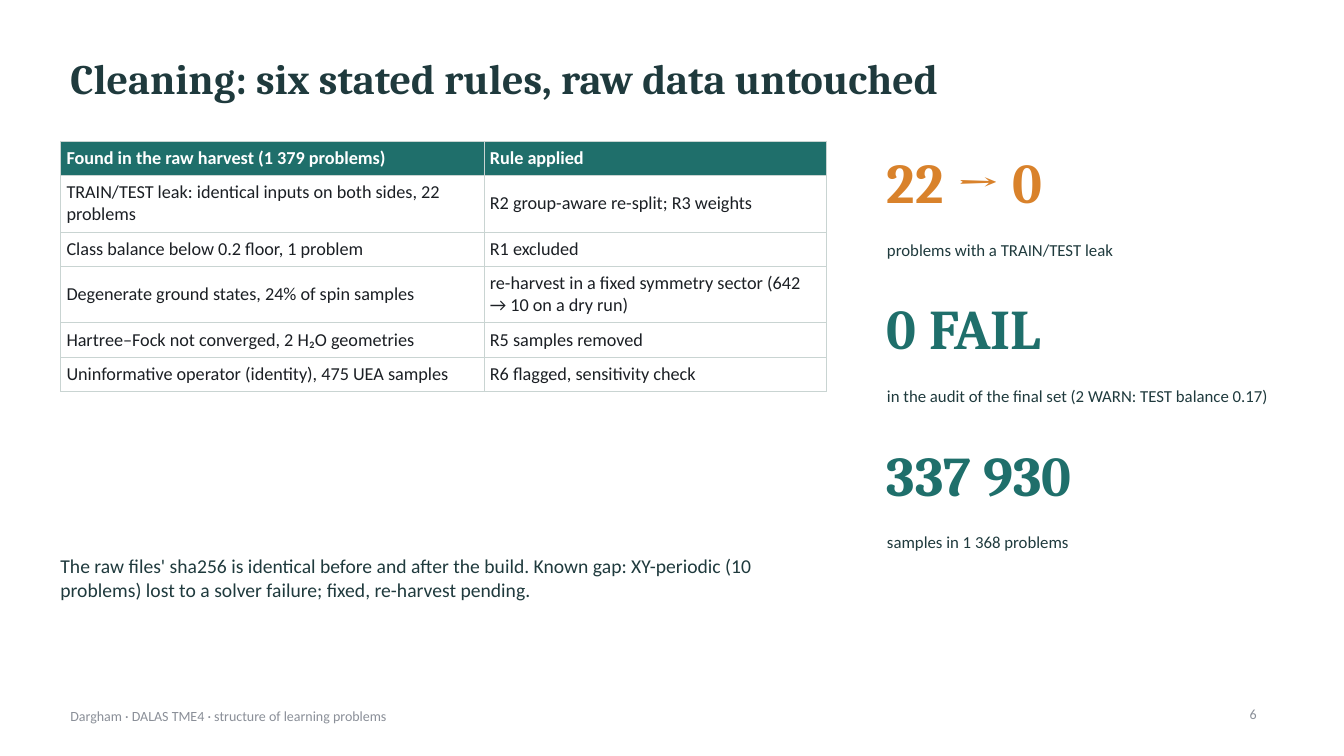
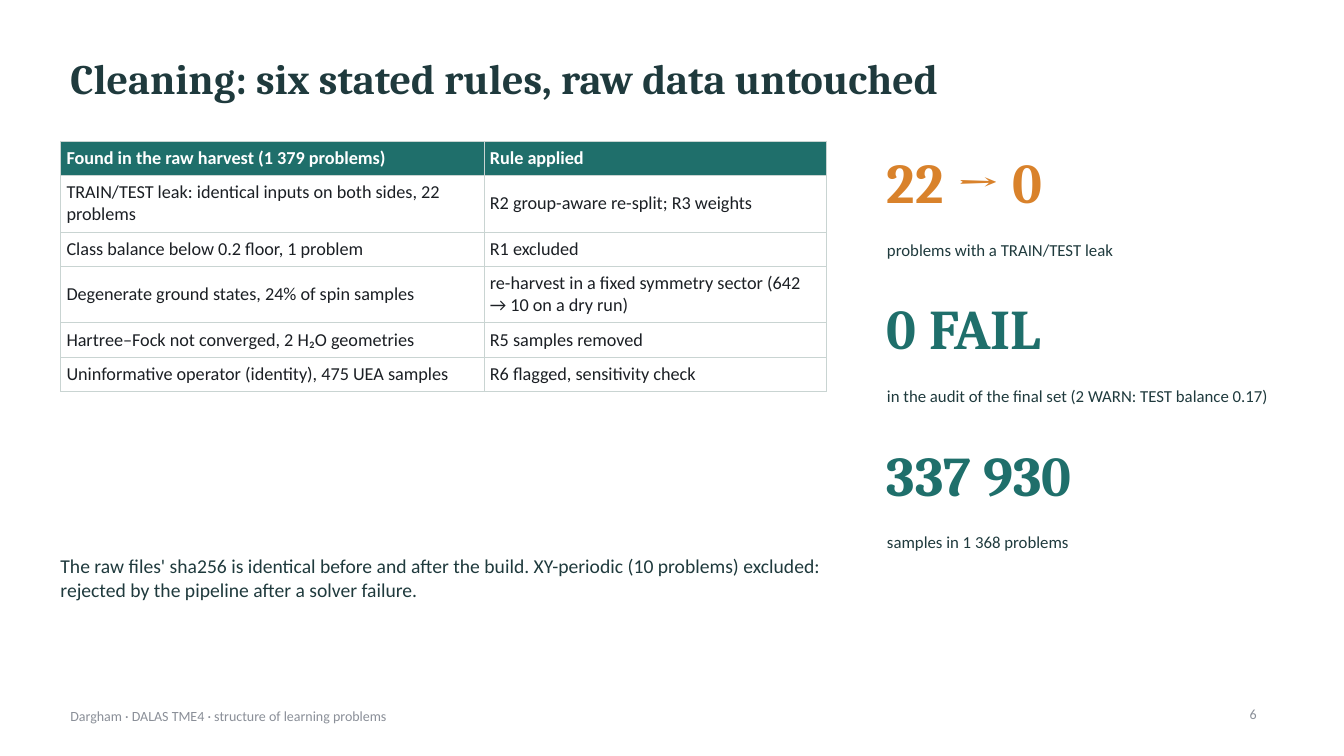
Before and after one commit to Bel-The-Wizard/TME4, a slide deck: slide 6 of presentation/DALAS_TME4_presentation.pptx. Drawn at 1344x756 pixels with LibreOffice and Linux fonts; fonts in the diff are those of the drawing. Boxes give left, top, right and bottom in pixels: in the first picture for what was removed or moved away, otherwise in the second. Text is boxed around its words. In the diff, an @@ line names an element or a change of style, - is before the commit and + after.

```diff
--- a/presentation/DALAS_TME4_presentation.pptx
+++ b/presentation/DALAS_TME4_presentation.pptx
@@ text at (60, 559, 819, 601): text changed @@
-The raw files' sha256 is identical before and after the build. Known gap: XY-periodic (10 problems) lost to a solver failure; fixed, re-harvest pending.
+The raw files' sha256 is identical before and after the build. XY-periodic (10 problems) excluded: rejected by the pipeline after a solver failure.
```
Also in this commit, not shown: 2 other slides changed, 3 other files.
